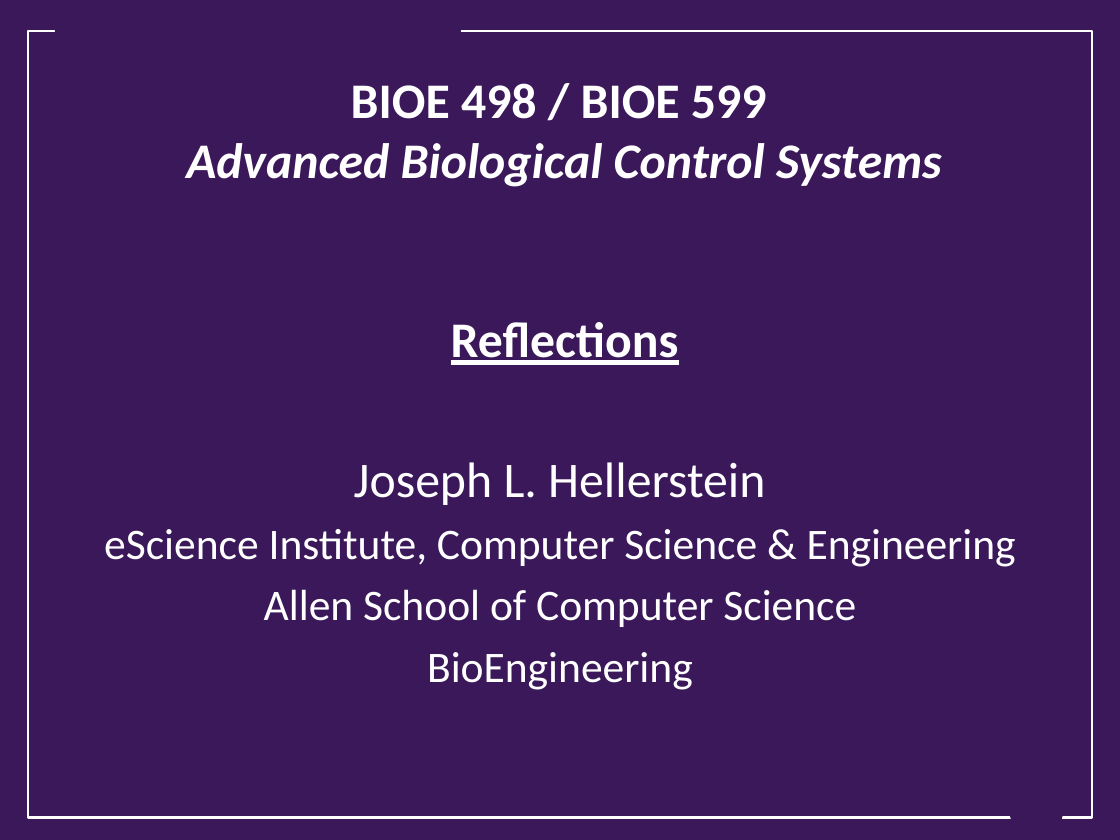
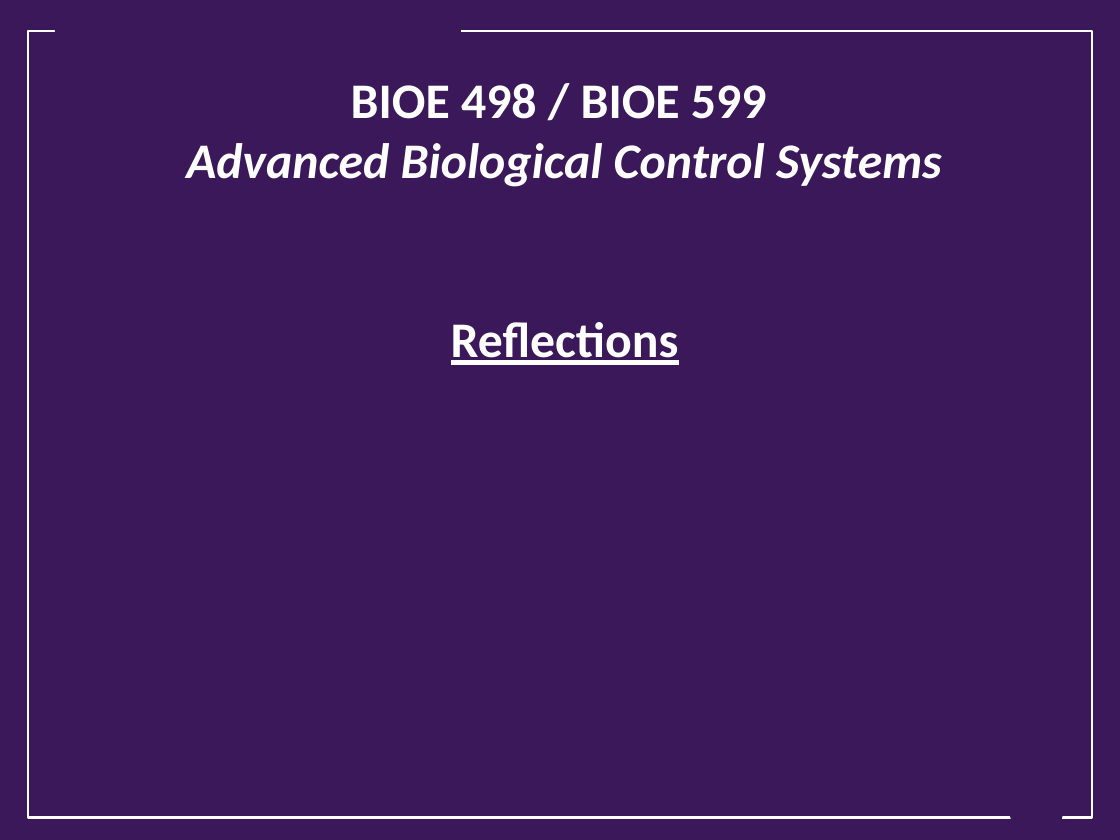
Before and after one commit to joseph-hellerstein/advanced-controls-lectures, a slide deck: slide 1 of spring_2022/Reflections_2022.pptx. Drawn at 1120x840 pixels with LibreOffice and Linux fonts; fonts in the diff are those of the drawing; background and template pictures are left out. Boxes give left, top, right and bottom in pixels: in the first picture for what was removed or moved away, otherwise in the second. Text is boxed around its words. In the diff, an @@ line names an element or a change of style, - is before the commit and + after.

Commit message:
reflections

```diff
--- a/spring_2022/Reflections_2022.pptx
+++ b/spring_2022/Reflections_2022.pptx
@@ subtitle removed at (x1=104, y1=462, x2=1016, y2=690) @@
-Joseph L. Hellerstein
-eScience Institute, Computer Science & Engineering
-Allen School of Computer Science
-BioEngineering
```
Also in this commit, not shown: 1 other slide changed.
